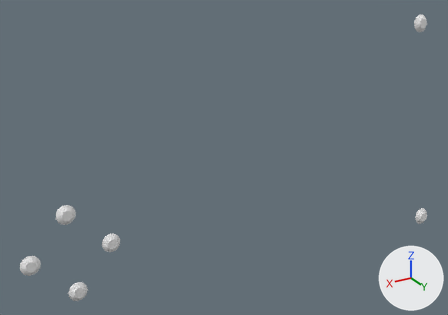
The glTF model fiofi/studio/control-fasteners-evs.glb: old version first, new version second.
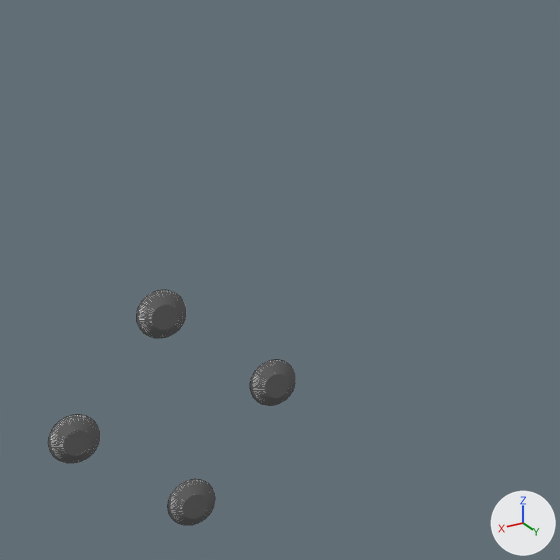
Each version is shown whole from a 50 mm lens placed at (214.7, 54.8, 145.9), pointed at (132.1, -83.0, 77.0), then close up on the part from 0% to 51% of the width and 28% to 100% of the height. The lights are fixed; the arrows at lower right show +X, +Y and +Z. The first two pictures are the older version. The close-ups show mesh edges as thin lines.

Before the edit, the objects in view are built like this:
```python
me_jog_motor_1 = bpy.data.meshes.new('jog-motor_1')
me_jog_motor_1.from_pydata(...)  # 217 vertices, 430 faces; spans x 187.6..192.4, y -74.64..-72.9, z 63.17..67.91
me_jog_motor_2 = bpy.data.meshes.new('jog-motor_2')
me_jog_motor_2.from_pydata(...)  # 217 vertices, 430 faces; spans x 177.6..182.4, y -76.29..-74.55, z 73.04..77.77
me_jog_motor_3 = bpy.data.meshes.new('jog-motor_3')
me_jog_motor_3.from_pydata(...)  # 217 vertices, 430 faces; spans x 167.6..172.4, y -74.64..-72.9, z 63.17..67.91
me_jog_motor_4 = bpy.data.meshes.new('jog-motor_4')
me_jog_motor_4.from_pydata(...)  # 217 vertices, 430 faces; spans x 177.6..182.4, y -72.99..-71.25, z 53.31..58.05
ob_jog_motor_1 = bpy.data.objects.new('jog-motor_1', me_jog_motor_1)
ob_jog_motor_1.location = (0.0, 0.0, 0.0)
ob_jog_motor_2 = bpy.data.objects.new('jog-motor_2', me_jog_motor_2)
ob_jog_motor_2.location = (0.0, 0.0, 0.0)
ob_jog_motor_3 = bpy.data.objects.new('jog-motor_3', me_jog_motor_3)
ob_jog_motor_3.location = (0.0, 0.0, 0.0)
ob_jog_motor_4 = bpy.data.objects.new('jog-motor_4', me_jog_motor_4)
ob_jog_motor_4.location = (0.0, 0.0, 0.0)
```
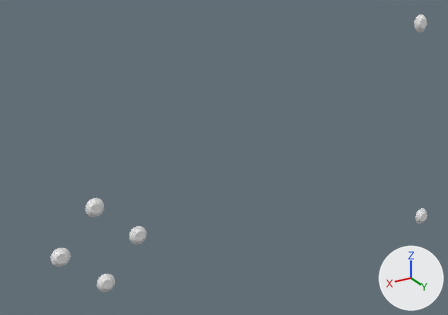
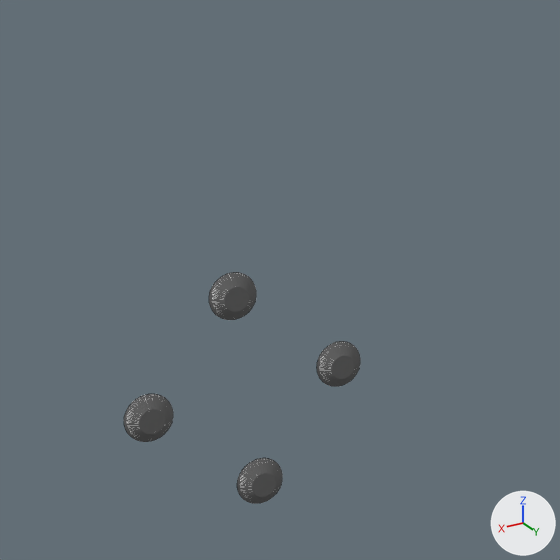
What differs and where, as boxes (x1, y1, x2, y2) in the close-ups (560 x 560 px):
'jog-motor_1', moved
    before: (48, 415, 100, 463)
    after: (124, 394, 173, 442)
'jog-motor_2', moved
    before: (137, 290, 186, 338)
    after: (209, 273, 256, 320)
'jog-motor_4', moved
    before: (168, 479, 215, 525)
    after: (237, 458, 282, 503)
'jog-motor_3', moved
    before: (250, 360, 295, 406)
    after: (317, 342, 360, 386)

The change, as a diff of the scene's bpy script:
```diff
--- a/fiofi/studio/control-fasteners-evs.glb.py
+++ b/fiofi/studio/control-fasteners-evs.glb.py
@@ me_jog_motor_1 @@
 # used by ob_jog_motor_1; location = (0.0, 0.0, 0.0)
-me_jog_motor_1.from_pydata(...)  # 217 vertices, 430 faces; spans x 187.6..192.4, y -74.64..-72.9, z 63.17..67.91
+me_jog_motor_1.from_pydata(...)  # 217 vertices, 430 faces; spans x 180.4..185.2, y -74.64..-72.9, z 63.17..67.91
+# me_jog_motor_1 part 1: the whole mesh is moved by (-7.2, 0.0, 0.0)
@@ me_jog_motor_2 @@
 # used by ob_jog_motor_2; location = (0.0, 0.0, 0.0)
-me_jog_motor_2.from_pydata(...)  # 217 vertices, 430 faces; spans x 177.6..182.4, y -76.29..-74.55, z 73.04..77.77
+me_jog_motor_2.from_pydata(...)  # 217 vertices, 430 faces; spans x 170.4..175.2, y -76.29..-74.55, z 73.04..77.77
+# me_jog_motor_2 part 2: the whole mesh is moved by (-7.2, 0.0, 0.0)
@@ me_jog_motor_3 @@
 # used by ob_jog_motor_3; location = (0.0, 0.0, 0.0)
-me_jog_motor_3.from_pydata(...)  # 217 vertices, 430 faces; spans x 167.6..172.4, y -74.64..-72.9, z 63.17..67.91
+me_jog_motor_3.from_pydata(...)  # 217 vertices, 430 faces; spans x 160.4..165.2, y -74.64..-72.9, z 63.17..67.91
+# me_jog_motor_3 part 3: the whole mesh is moved by (-7.2, 0.0, 0.0)
@@ me_jog_motor_4 @@
 # used by ob_jog_motor_4; location = (0.0, 0.0, 0.0)
-me_jog_motor_4.from_pydata(...)  # 217 vertices, 430 faces; spans x 177.6..182.4, y -72.99..-71.25, z 53.31..58.05
+me_jog_motor_4.from_pydata(...)  # 217 vertices, 430 faces; spans x 170.4..175.2, y -72.99..-71.25, z 53.31..58.05
+# me_jog_motor_4 part 4: the whole mesh is moved by (-7.2, 0.0, 0.0)
```
